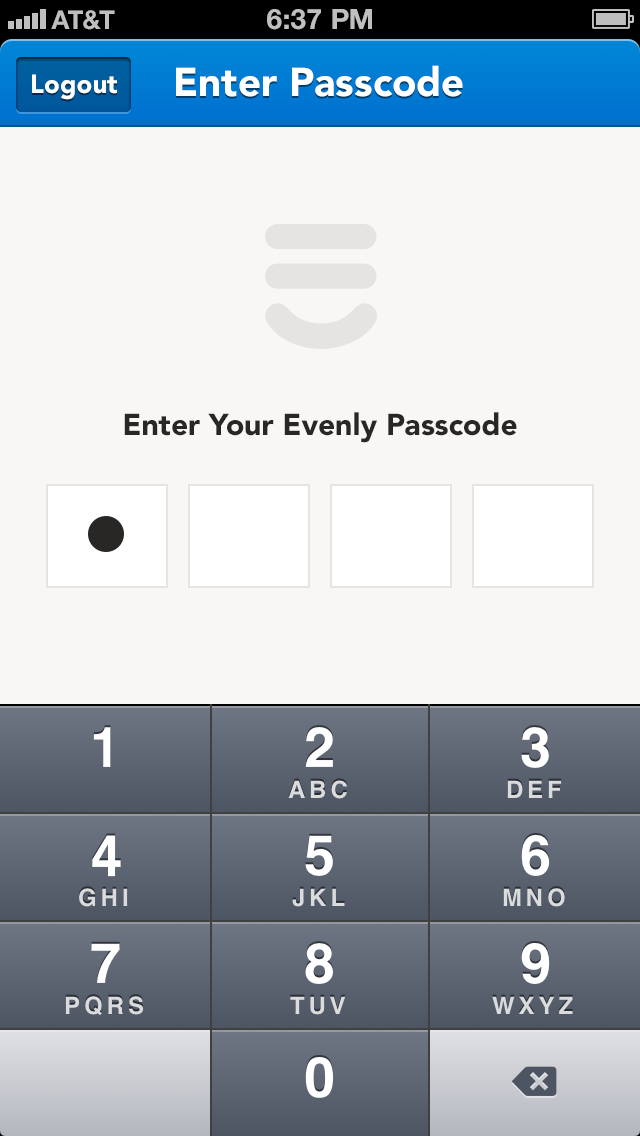
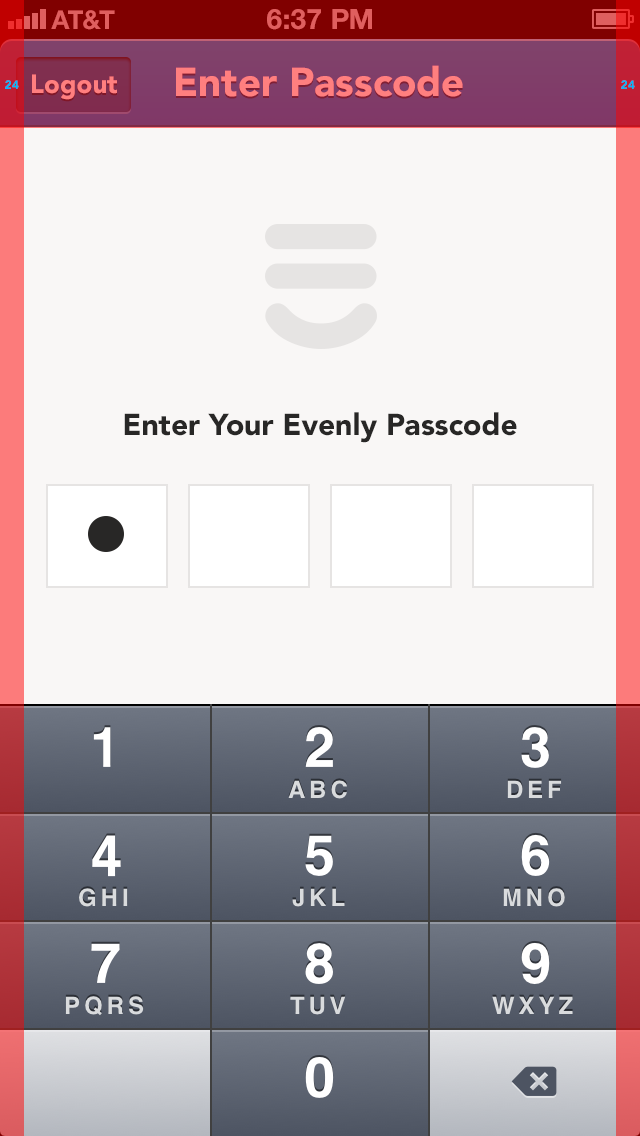
The second 640px x 1136px image is a revision of the first. Changes to its layers:
showed group "Guides" (6 layers) over bbox(0, 0, 640, 1136)
showed group "Sign Up" (1st of 2) (28 layers) over bbox(0, 0, 640, 1136)
showed group "Sign In" (1st of 2) (16 layers) over bbox(0, 0, 640, 1136)
showed group "5" (17 layers) over bbox(23, 60, 616, 1098)
showed group "4" (14 layers) over bbox(0, 28, 640, 1098)
showed group "3" (16 layers) over bbox(0, 28, 640, 1098)
showed group "2" (15 layers) over bbox(0, 28, 640, 1098)
showed group "1" (11 layers) over bbox(0, 28, 640, 1098)
